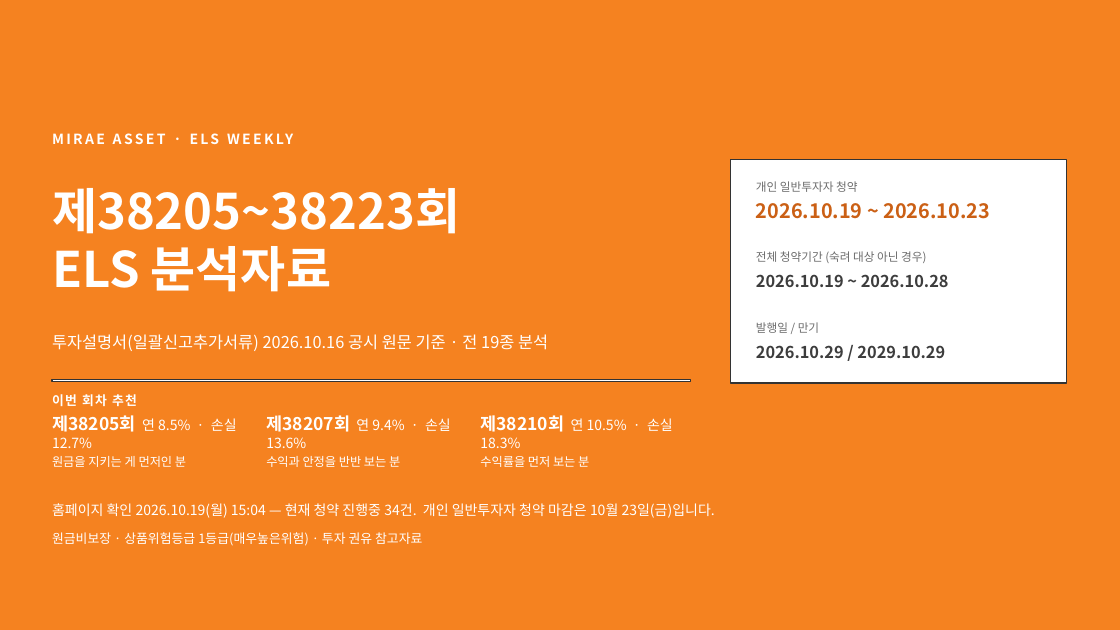
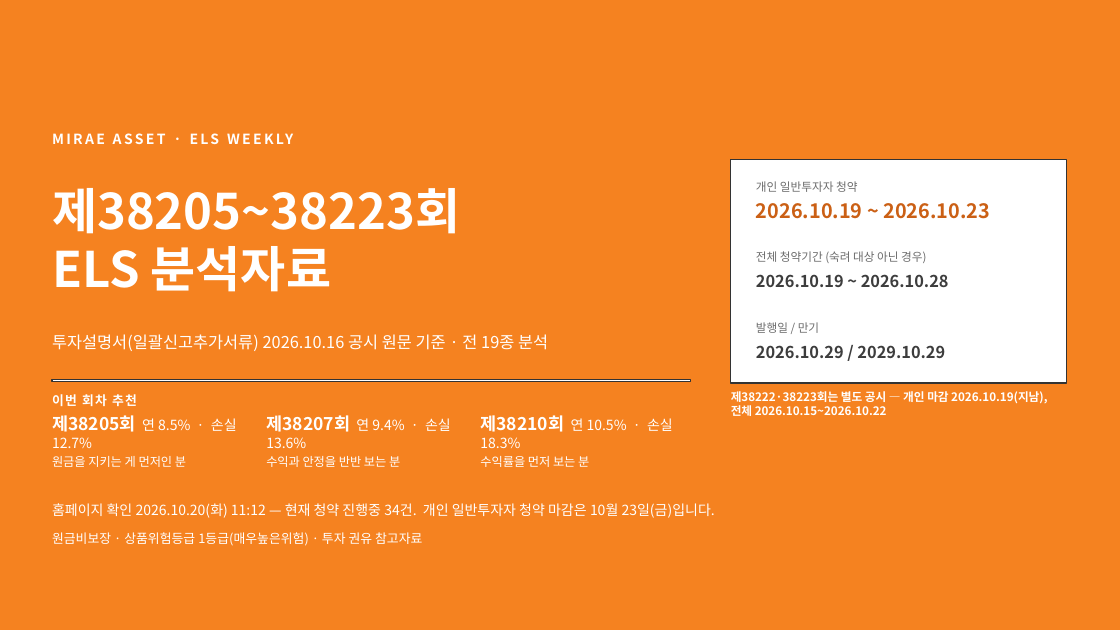
Before and after one commit to hanaroline/work_1, a slide deck: slide 1 of els-analysis-deck.pptx. Drawn at 1120x630 pixels with LibreOffice and Linux fonts; fonts in the diff are those of the drawing. Boxes give left, top, right and bottom in pixels: in the first picture for what was removed or moved away, otherwise in the second. Text is boxed around its words. In the diff, an @@ line names an element or a change of style, - is before the commit and + after.

```diff
--- a/els-analysis-deck.pptx
+++ b/els-analysis-deck.pptx
@@ text added at box(731, 391, 1047, 416), 10 pt, text #FFFFFF, bold @@
+제38222·38223회는 별도 공시 — 개인 마감 2026.10.19(지남), 전체 2026.10.15~2026.10.22
@@ text at box(52, 503, 715, 518): text changed @@
-홈페이지 확인 2026.10.19(월) 15:04 — 현재 청약 진행중 34건. 개인 일반투자자 청약 마감은 10월 23일(금)입니다.
+홈페이지 확인 2026.10.20(화) 11:12 — 현재 청약 진행중 34건. 개인 일반투자자 청약 마감은 10월 23일(금)입니다.
```
Also in this commit, not shown: 15 other slides changed, 19 other files.
